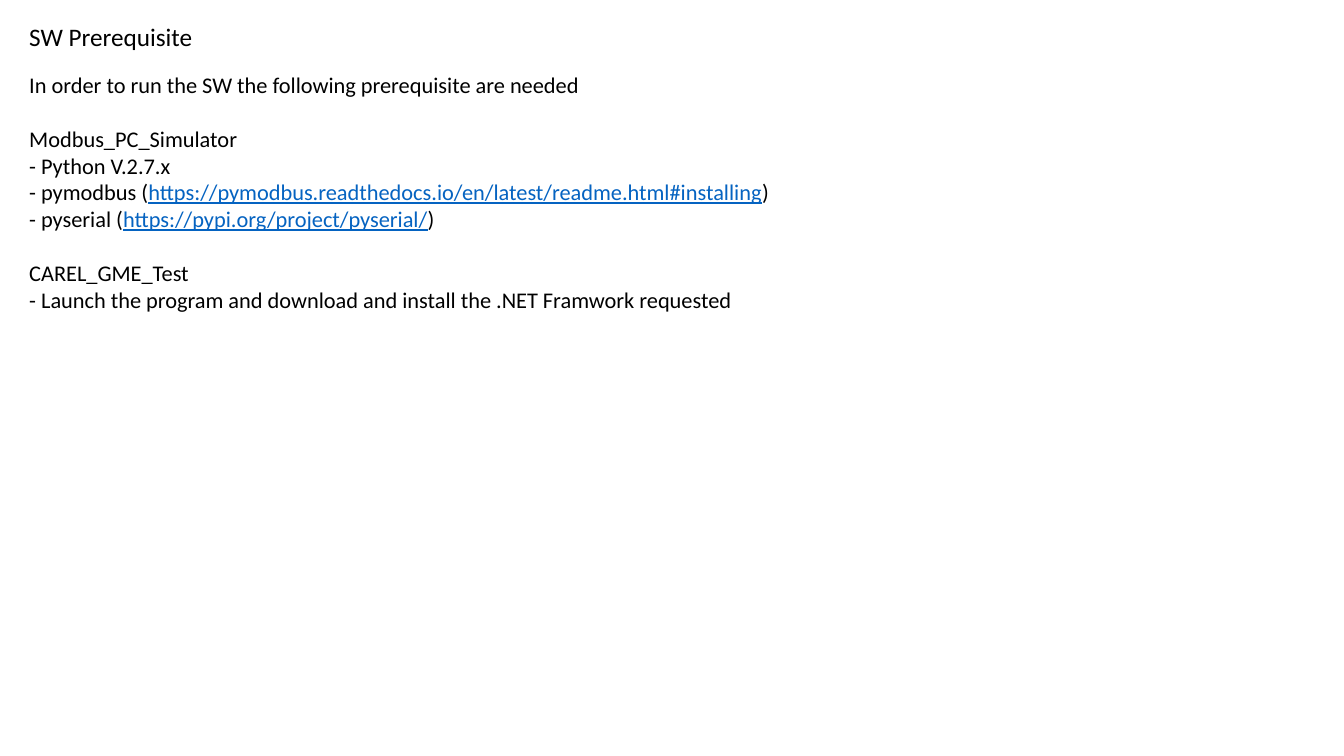
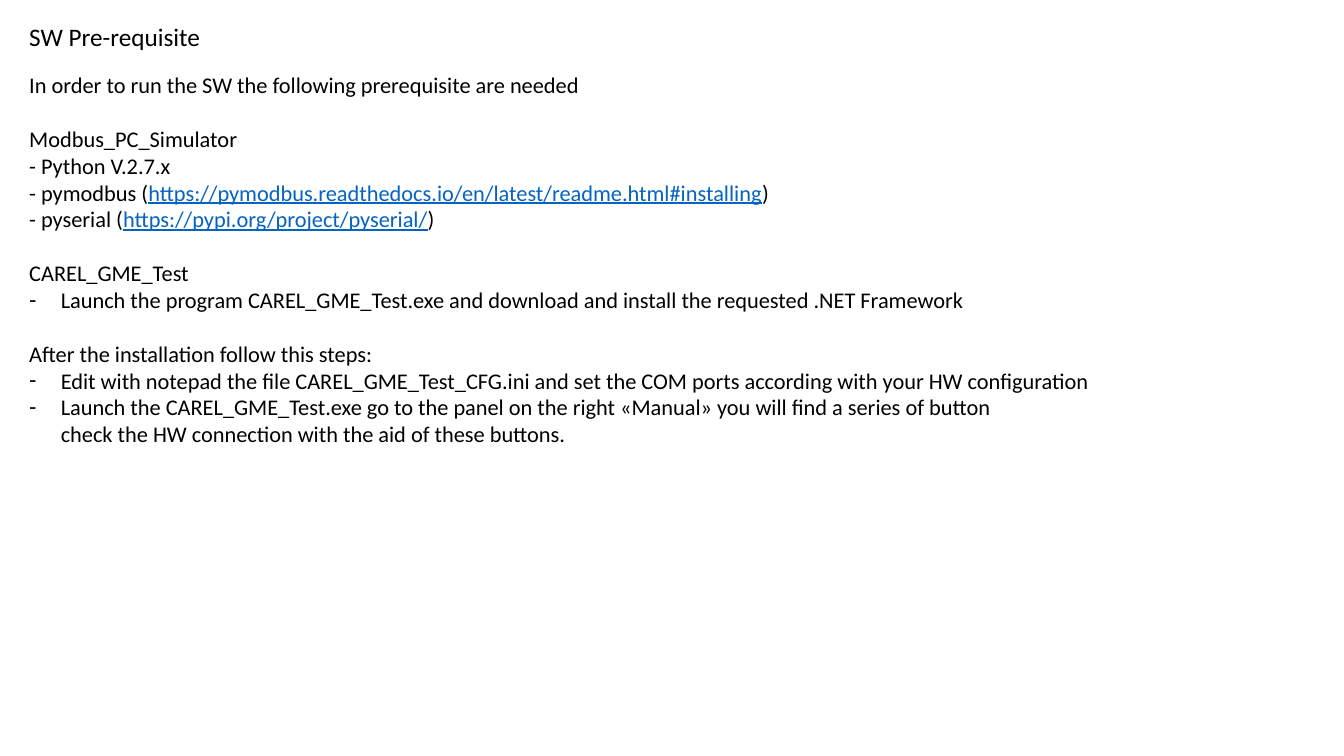
Before and after one commit to accarel/c780_carel_cloud_engine_binary, a slide deck: slide 10 of Utility/USR_Test_HW_Support/Documentation/C780_HW_TEST.pptx (slide 9 before the commit). Drawn at 1344x756 pixels with LibreOffice and Linux fonts; fonts in the diff are those of the drawing. Boxes give left, top, right and bottom in pixels: in the first picture for what was removed or moved away, otherwise in the second. Text is boxed around its words. In the diff, an @@ line names an element or a change of style, - is before the commit and + after.

```diff
--- a/Utility/USR_Test_HW_Support/Documentation/C780_HW_TEST.pptx
+++ b/Utility/USR_Test_HW_Support/Documentation/C780_HW_TEST.pptx
@@ text at [29,28,200,50]: text changed @@
-SW Prerequisite
+SW Pre-requisite
@@ text at [29,292,1088,442]: text changed @@
-- Launch the program and download and install the .NET Framwork requested
+– Launch the program CAREL_GME_Test.exe and download and install the requested .NET Framework
+After the installation follow this steps:
+– Edit with notepad the file CAREL_GME_Test_CFG.ini and set the COM ports according with your HW configuration
+– Launch the CAREL_GME_Test.exe go to the panel on the right «Manual» you will find a series of button
+  check the HW connection with the aid of these buttons.
```
Also in this commit, not shown: 4 other slides changed, 1 slide added, 1 other file.
